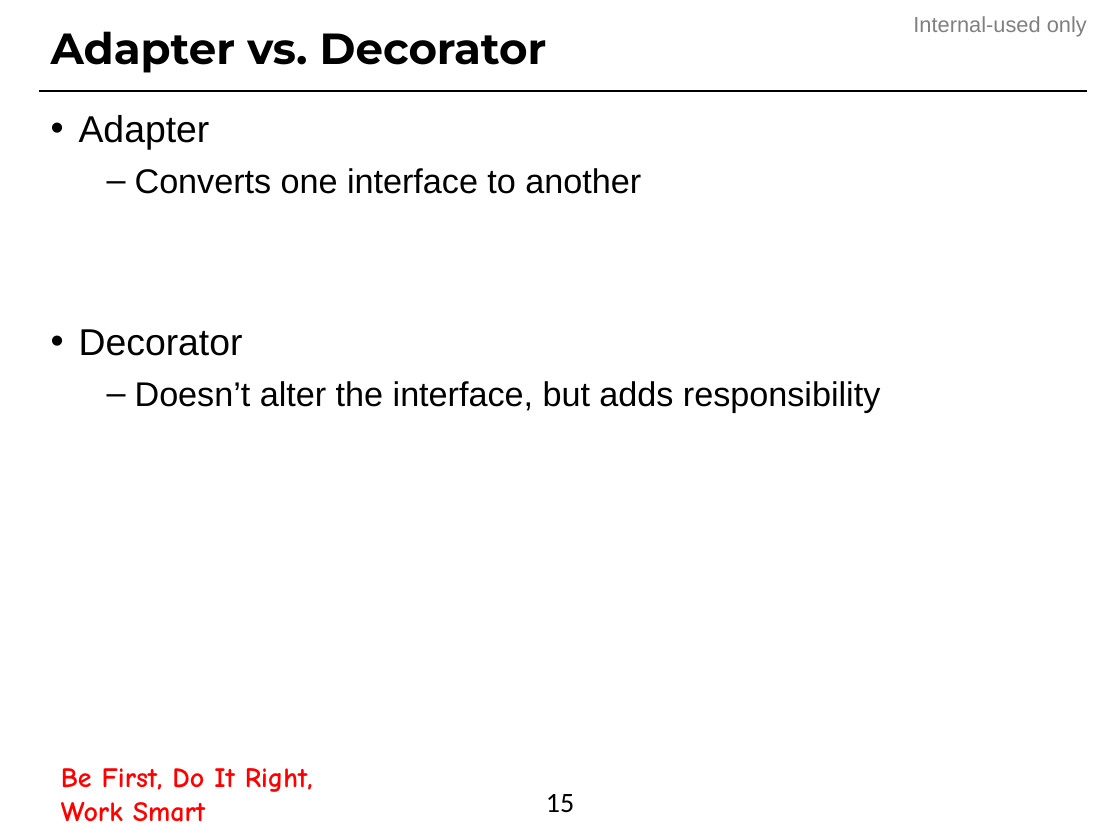
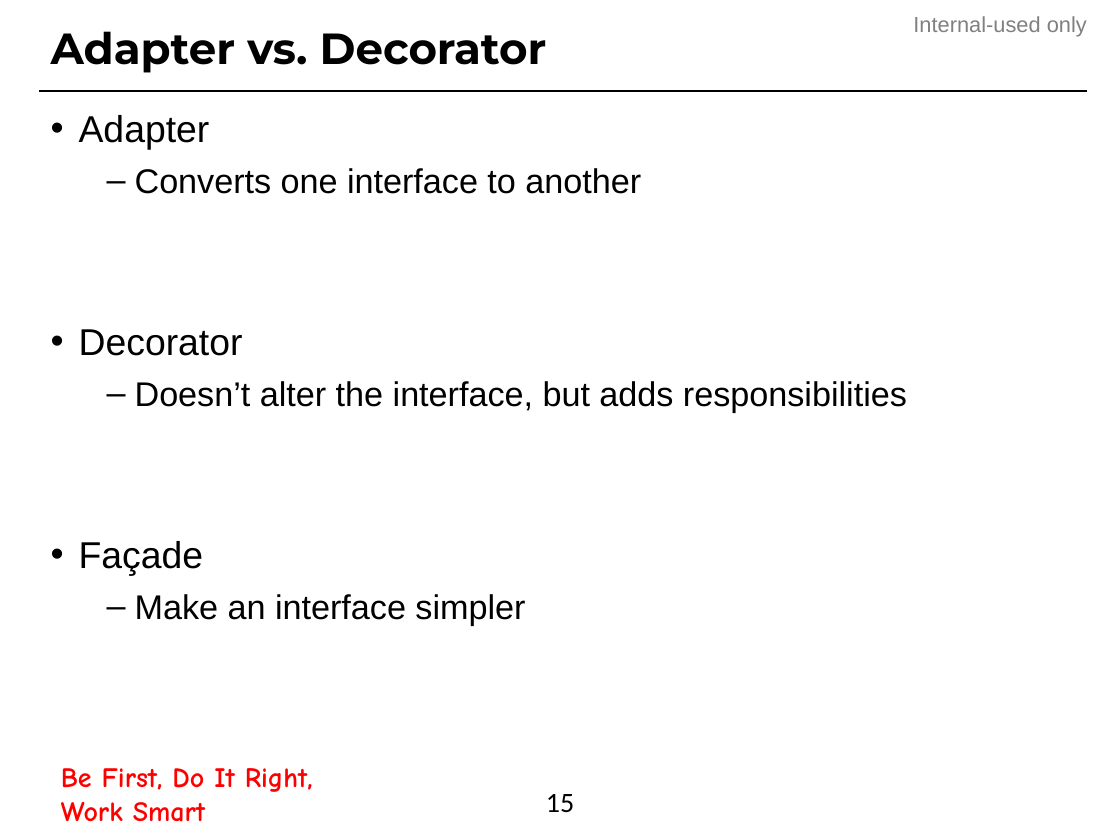
Before and after one commit to buinguyentung/LG_IVI_DCV, a slide deck: slide 15 of 00.Design_Pattern/Adapter_Pattern.pptx. Drawn at 1120x840 pixels with LibreOffice and Linux fonts; fonts in the diff are those of the drawing; background and template pictures are left out. Boxes give left, top, right and bottom in pixels: in the first picture for what was removed or moved away, otherwise in the second. Text is boxed around its words. In the diff, an @@ line names an element or a change of style, - is before the commit and + after.

```diff
--- a/00.Design_Pattern/Adapter_Pattern.pptx
+++ b/00.Design_Pattern/Adapter_Pattern.pptx
@@ text at <box>79,381,907,625</box>: text changed @@
-  ‒ Doesn’t alter the interface, but adds responsibility
+  ‒ Doesn’t alter the interface, but adds responsibilities
+• Façade
+  ‒ Make an interface simpler
```
Also in this commit, not shown: 2 other slides changed, 1 slide added, 1 other file.
